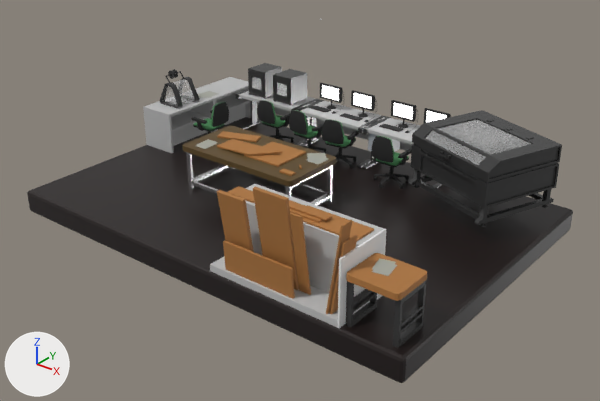
Two versions of the FBX model SENAILABRA/Assets/FBX/Impressão.fbx, one commit apart.
Before and after are seen from a 50 mm lens placed at (10.57, -3.74, 6.13), pointed at (2.89, 5.84, 0.19). The axes (+X, +Y, +Z) are drawn at lower left. The lights are the same throughout. Where no turn or scale is listed for an object, it has been applied to the vertices.

The first picture shows 'Chao Impressao', 'Cubo.033', 'Cubo.034', 'Cubo.035', 'Cubo.060', 'Cubo.062', 'Cubo.068', 'Cubo.069', 'Cubo.070', 'Cubo.071', 'Cubo.074', 'Plano.015'.
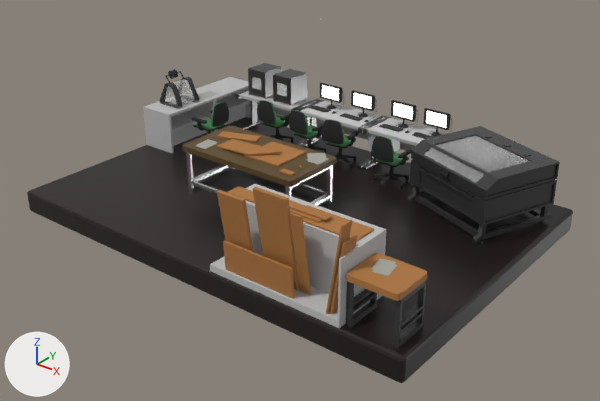
Location of each change, [x1, y1, x2, y2] in pixels of the pictures (600 x 401 px):
'Cubo.068', moved: before [409, 110, 562, 227]; after [408, 126, 560, 244]
'Cubo.035', recoloured: [337, 229, 386, 328] in both

The change, as a diff of the scene's bpy script:
```diff
--- a/SENAILABRA/Assets/FBX/Impressão.fbx.py
+++ b/SENAILABRA/Assets/FBX/Impressão.fbx.py
@@ me_cubo_011 @@
 me_cubo_011.from_pydata(...)  # 8 vertices, 6 faces; spans x -0.015..0.015, y -0.505..0.505, z -0.51..0.51
+me_cubo_011.materials.append(mat_branco_fosco)  # grey #bcbcbc
@@ ob_cubo_068 @@
 ob_cubo_068 = bpy.data.objects.new('Cubo.068', me_cubo_043)
-ob_cubo_068.location = (5.2, 7.62, 0.29)
+ob_cubo_068.location = (5.2, 7.62, 0.0)
 ob_cubo_068.rotation_euler = (1.571, 0.0, -0.367)  # degrees (90, 0, -21)
```
